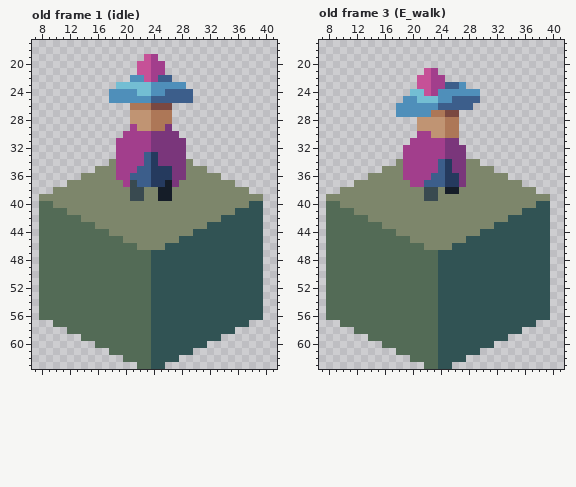
Edited in one commit: pixel-art file (game-off-2025-waves/scenes/player/player_anim.aseprite). The picture above was drawn from the file before the commit.
48x64 pixels, 4 frames. Shown: old frame 1 (idle): x 7..41, y 17..63; old frame 3 (E_walk): x 7..41, y 17..63. The commit also changed other frames, which this record leaves out.
After the commit:
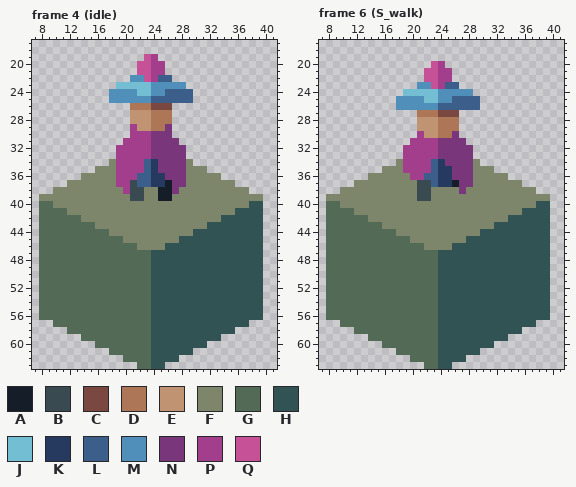
Palette (. is transparent): A #151d28  B #394a50  C #7a4841  D #ad7757  E #c09473  F #7d866b  G #536b56  H #315354  J #73bed3  K #253a5e  L #3c5e8b  M #4f8fba  N #7a367b  P #a23e8c  Q #c65197
A new or re-ordered frame is compared with the old frame closest to it.
Difference:
{"change": "frames 4 -> 18"}
{"change": "layer \"body\" added"}
{"change": "layer \"cape\" added"}
{"change": "layer \"player\" removed"}
{"where": "frame 4 (idle) is new; against old frame 1 (idle)"}
{"frame":4,"y":30,"x":20,"old":"P","new":"."}
{"frame":4,"y":30,"x":27,"old":"N","new":"."}
{"frame":4,"y":31,"x":19,"old":"P","new":"."}
{"frame":4,"y":31,"x":28,"old":"N","new":"."}
{"frame":4,"y":33,"x":23,"old":"LK","new":"PN"}
{"frame":4,"y":35,"x":22,"old":"L","new":"P"}
{"frame":4,"y":35,"x":25,"old":"KK","new":"NN"}
{"frame":4,"y":36,"x":21,"old":"L","new":"P"}
{"frame":4,"y":36,"x":26,"old":"K","new":"N"}
{"frame":4,"y":37,"x":19,"old":"F","new":"P"}
{"frame":4,"y":37,"x":28,"old":"F","new":"N"}
{"frame":4,"y":38,"x":20,"old":"F","new":"P"}
{"frame":4,"y":38,"x":27,"old":"F","new":"N"}
{"where": "frame 6 (S_walk) is new; against old frame 3 (E_walk)"}
{"frame":6,"y":20,"x":23,"old":"..","new":"QP"}
{"frame":6,"y":21,"x":23,"old":"P..","new":"QPP"}
{"frame":6,"y":22,"x":21,"old":"Q","new":"."}
{"frame":6,"y":22,"x":23,"old":"P","new":"Q"}
{"frame":6,"y":22,"x":25,"old":".","new":"P"}
{"frame":6,"y":23,"x":21,"old":"QQP","new":"MMQ"}
{"frame":6,"y":23,"x":27,"old":"M","new":"."}
{"frame":6,"y":24,"x":19,"old":".","new":"J"}
{"frame":6,"y":24,"x":22,"old":"QP","new":"JJ"}
{"frame":6,"y":24,"x":29,"old":"M","new":"."}
{"frame":6,"y":25,"x":18,"old":".","new":"M"}
{"frame":6,"y":25,"x":21,"old":"J","new":"M"}
{"frame":6,"y":26,"x":29,"old":".","new":"L"}
{"frame":6,"y":27,"x":18,"old":"MMMMM","new":"...DD"}
{"frame":6,"y":27,"x":24,"old":"D","new":"C"}
{"frame":6,"y":28,"x":24,"old":"E","new":"D"}
{"frame":6,"y":29,"x":24,"old":"E","new":"D"}
{"frame":6,"y":30,"x":22,"old":"P","new":"E"}
{"frame":6,"y":30,"x":24,"old":"E","new":"D"}
{"frame":6,"y":30,"x":26,"old":"D","new":"N"}
{"frame":6,"y":31,"x":24,"old":"P","new":"N"}
{"frame":6,"y":31,"x":27,"old":".","new":"N"}
{"frame":6,"y":32,"x":24,"old":"P","new":"N"}
{"frame":6,"y":32,"x":28,"old":".","new":"N"}
{"frame":6,"y":33,"x":24,"old":"P","new":"N"}
{"frame":6,"y":33,"x":28,"old":".","new":"N"}
{"frame":6,"y":34,"x":23,"old":"PLK","new":"LKN"}
{"frame":6,"y":34,"x":28,"old":"F","new":"N"}
{"frame":6,"y":35,"x":23,"old":"PL","new":"LK"}
{"frame":6,"y":35,"x":28,"old":"F","new":"N"}
{"frame":6,"y":36,"x":19,"old":"P","new":"F"}
{"frame":6,"y":36,"x":22,"old":"P","new":"L"}
{"frame":6,"y":36,"x":24,"old":"L","new":"K"}
{"frame":6,"y":36,"x":26,"old":"K","new":"N"}
{"frame":6,"y":36,"x":28,"old":"F","new":"N"}
{"frame":6,"y":37,"x":20,"old":"PPL","new":"FBB"}
{"frame":6,"y":37,"x":24,"old":"L","new":"K"}
{"frame":6,"y":37,"x":26,"old":"K","new":"A"}
{"frame":6,"y":37,"x":28,"old":"F","new":"N"}
{"frame":6,"y":38,"x":21,"old":"F","new":"B"}
{"frame":6,"y":38,"x":23,"old":"B","new":"F"}
{"frame":6,"y":38,"x":25,"old":"AAF","new":"FFN"}
{"frame":6,"y":39,"x":21,"old":"F","new":"B"}
{"frame":6,"y":39,"x":23,"old":"B","new":"F"}
{"label":"changed","picture_box":[116,131,186,194]}
{"label":"changed","picture_box":[396,61,480,201]}
